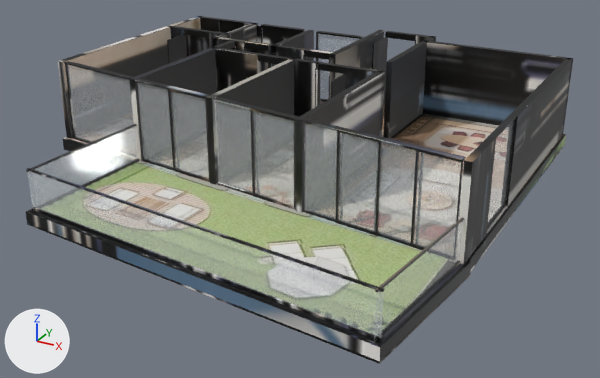
One commit to the glTF model akasya-3d/koru-11/model.glb: the scene before it, then after it.
The view is the same before and after, from a 50 mm lens placed at (10.57, -17.91, 8.3), pointed at (0.86, -0.27, -0.52). Arrows for +X, +Y and +Z are at lower left; the lights stay in place. The first picture is the older version. Where no turn or scale is listed for an object, it has been applied to the vertices. Vertices at exactly the same position are counted once.
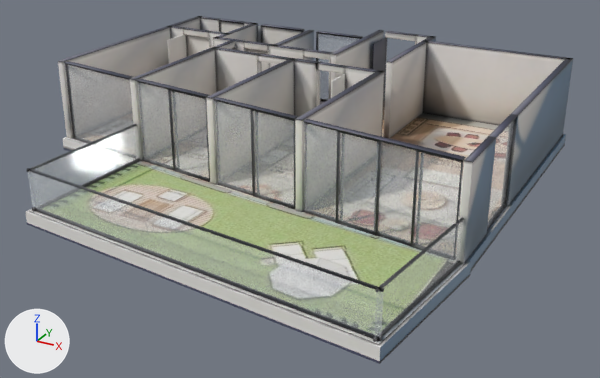
The change, as a list of edits to the scene's bpy script:
```text
Change mat_baked:
    where n3 = _N.new('ShaderNodeMapping'); n3.name = 'Mapping'
    n3.inputs[1].default_value: (0.00149, -14.96, 0.0) -> (0.00112, -14.97, 0.0)  # 'Location'
    n3.inputs[3].default_value: (15.96, 15.96, 1.0) -> (15.61, 15.97, 1.0)  # 'Scale'
Change me_mesh_0:
    used by ob_mesh_0; location = (-6.35, 6.59, -0.36)
    remove me_mesh_0.from_pydata(...)  # 2272 vertices, 4004 faces; spans x 0.0..12.69, y -13.2..0.0, z 0.0..2.62
    add me_mesh_0.from_pydata(...)  # 2683 vertices, 4906 faces; spans x 0.0..12.69, y -13.2..0.0, z 0.0..2.62
    me_mesh_0 part 1: 31 vertices removed from x 0.1..8.48, y -4.65..-0.08, z 0.36..2.62; 440 vertices added at x 0.1..12.65, y -9.64..-0.08, z 0.0..2.62
    me_mesh_0 part 2: 2 vertices added at x 12.59, y -0.7, z 0.36..2.61
    me_mesh_0 part 3: 2897 kept faces spanning x 0.0..12.69, y -13.2..-0.06, z 0.0..2.62 get new texture (UV) coordinates
```

Pixel boxes [x1, y1, x2, y2] of what changed, in the pictures (600 x 378 px):
'Mesh_0', surface changed (black to grey)
    both: [26, 16, 573, 364]
part 1 of me_mesh_0, reshaped
    before: [130, 23, 435, 134]
    after: [26, 24, 566, 360]
part 2 of me_mesh_0, added
    after: [508, 59, 573, 205]
part 3 of me_mesh_0, surface changed (black to grey)
    both: [27, 16, 573, 364]
